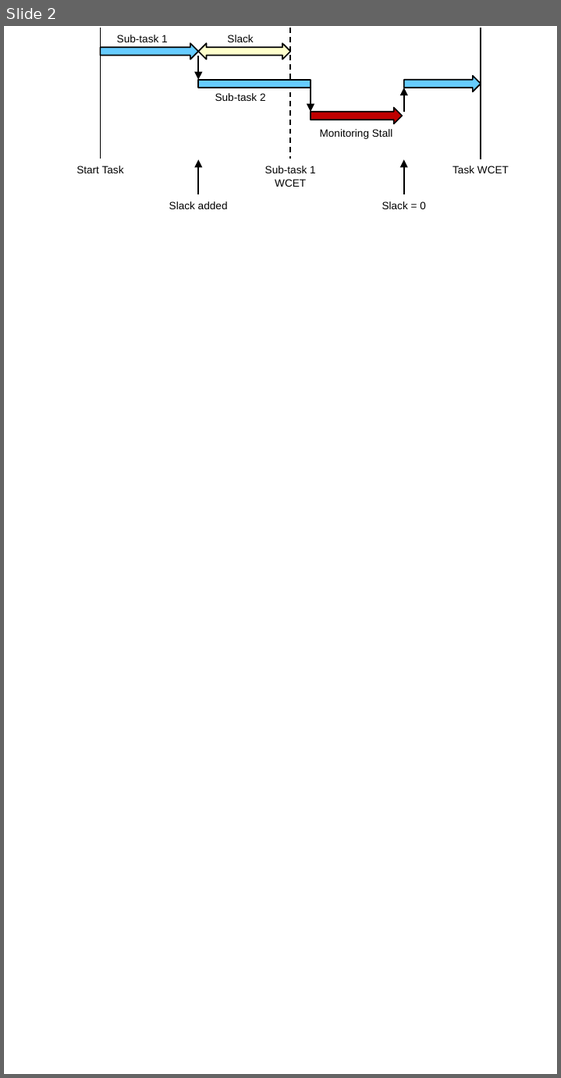
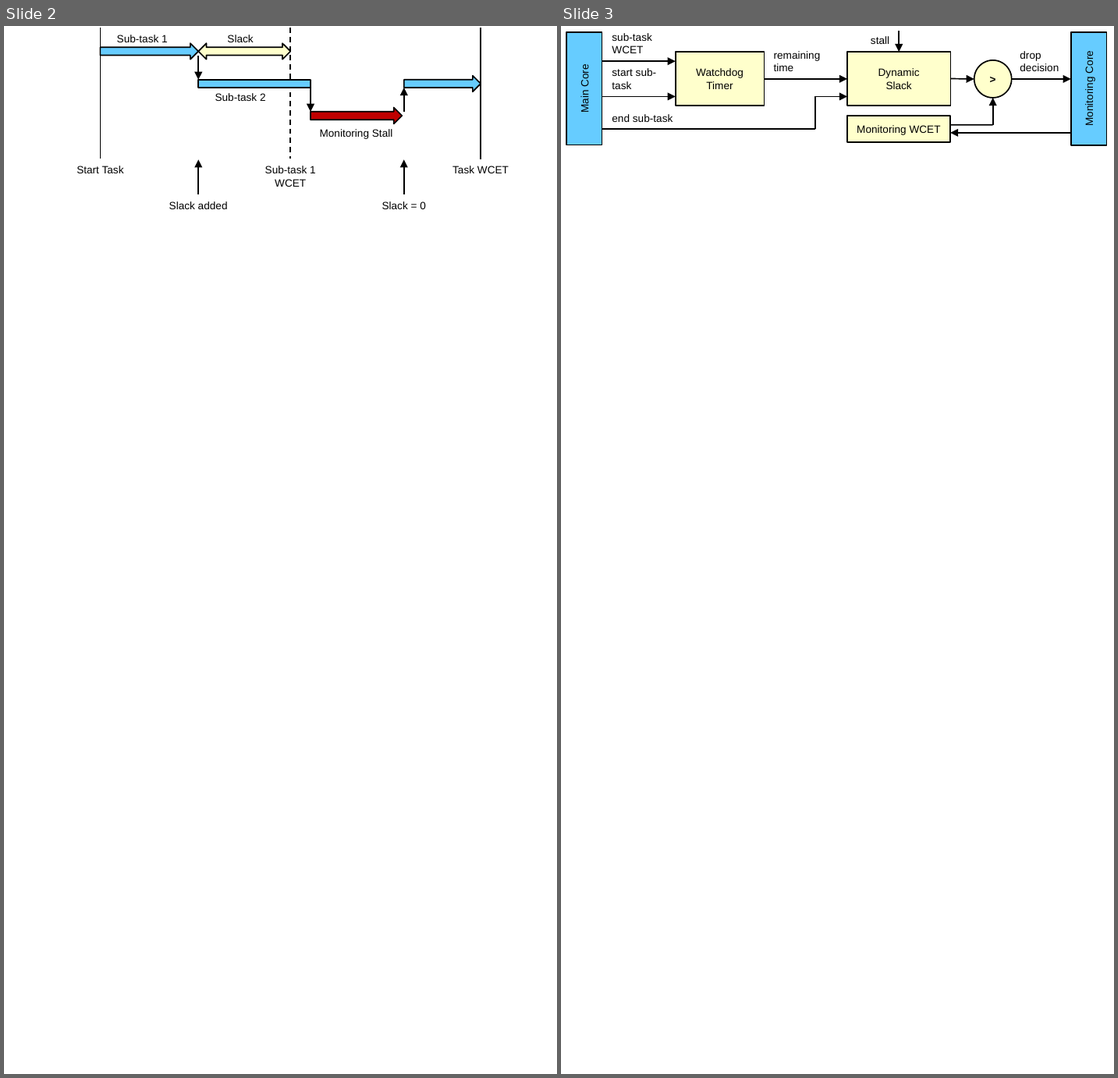
Before and after one commit to dl575/lo_thesis, a slide deck: monitoring_hard_drop/figs_src/diagrams-wide.pptx. Shown side by side, each under a label of ours: slide 2 before the commit, slides 2 and 3 after it. The pictures are 561x1078 and 1118x1078 pixels, drawn with LibreOffice and Linux fonts; fonts in the diff are those of the drawing. Boxes give left, top, right and bottom in pixels: in the first picture for what was removed or moved away, otherwise in the second. Text is boxed around its words. In the diff, an @@ line names an element or a change of style, - is before the commit and + after.

Commit message:
[monitoring_hard_drop] Update figures.

```diff
--- a/monitoring_hard_drop/figs_src/diagrams-wide.pptx
+++ b/monitoring_hard_drop/figs_src/diagrams-wide.pptx
@@ slide 3 added at (x1=561, y1=26, x2=1114, y2=1074), background #FFFFFF @@
@@ rectangle added at (x1=566, y1=33, x2=602, y2=145), fill #66CCFF, outline #000000 1 pt, 8 pt, text #000000 @@
+Main Core
@@ text added at (x1=612, y1=33, x2=651, y2=53), 8 pt, text #000000 @@
+sub-task WCET
@@ text added at (x1=871, y1=36, x2=889, y2=44), 8 pt, text #000000 @@
+stall
@@ arrow added from (899, 31) to (899, 52), #000000 1 pt @@
@@ rectangle added at (x1=1071, y1=31, x2=1106, y2=145), fill #66CCFF, outline #000000 1 pt, 8 pt, text #000000 @@
+Monitoring Core
@@ arrow added from (603, 61) to (676, 61), #000000 1 pt @@
@@ text added at (x1=612, y1=68, x2=656, y2=89), 8 pt, text #000000 @@
+start sub-task
@@ rectangle added at (x1=676, y1=52, x2=764, y2=105), fill #FFFFCC, outline #000000 1 pt, 8 pt, text #000000 @@
+Watchdog Timer
@@ text added at (x1=774, y1=51, x2=821, y2=71), 8 pt, text #000000 @@
+remaining time
@@ rectangle added at (x1=847, y1=52, x2=950, y2=105), fill #FFFFCC, outline #000000 1 pt, 8 pt, text #000000 @@
+Dynamic
+Slack
@@ ellipse added at (x1=974, y1=60, x2=1011, y2=98), fill #FFFFCC, outline #000000 1 pt, 8 pt, text #000000, bold @@
+>
@@ text added at (x1=1020, y1=51, x2=1059, y2=71), 8 pt, text #000000 @@
+drop decision
@@ arrow added from (764, 79) to (847, 79), #000000 1 pt @@
@@ arrow added from (951, 78) to (974, 79), #000000 1 pt @@
@@ arrow added from (1012, 79) to (1071, 79), #000000 1 pt @@
@@ arrow added from (603, 96) to (676, 96), #000000 1 pt @@
@@ text added at (x1=612, y1=114, x2=673, y2=122), 8 pt, text #000000 @@
+end sub-task
@@ arrow added from (815, 96) to (847, 96), #000000 1 pt @@
@@ line added from (815, 96) to (815, 129), #000000 1 pt @@
@@ rectangle added at (x1=847, y1=116, x2=950, y2=142), fill #FFFFCC, outline #000000 1 pt, 8 pt, text #000000 @@
+Monitoring WCET
@@ arrow added from (993, 125) to (993, 98), #000000 1 pt @@
@@ line added from (815, 129) to (602, 129), #000000 1 pt @@
@@ arrow added from (1071, 133) to (950, 133), #000000 1 pt @@
@@ line added from (993, 125) to (951, 125), #000000 1 pt @@
```
Also in this commit, not shown: 3 other slides added, 10 other files.
